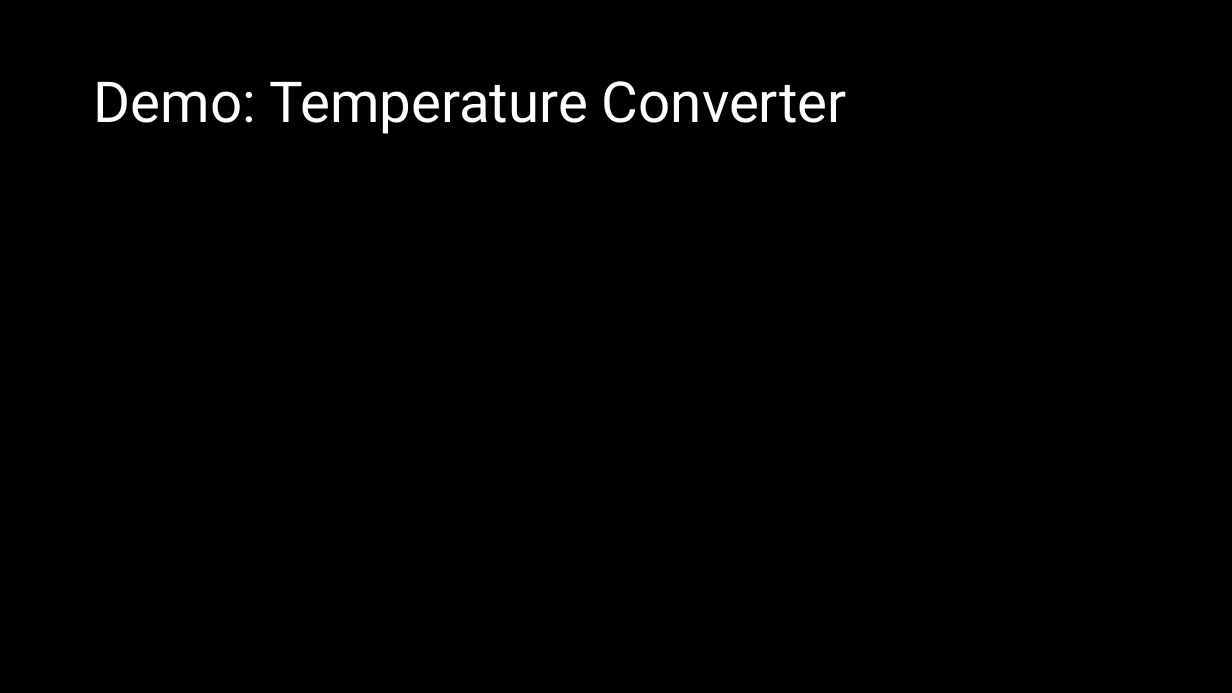
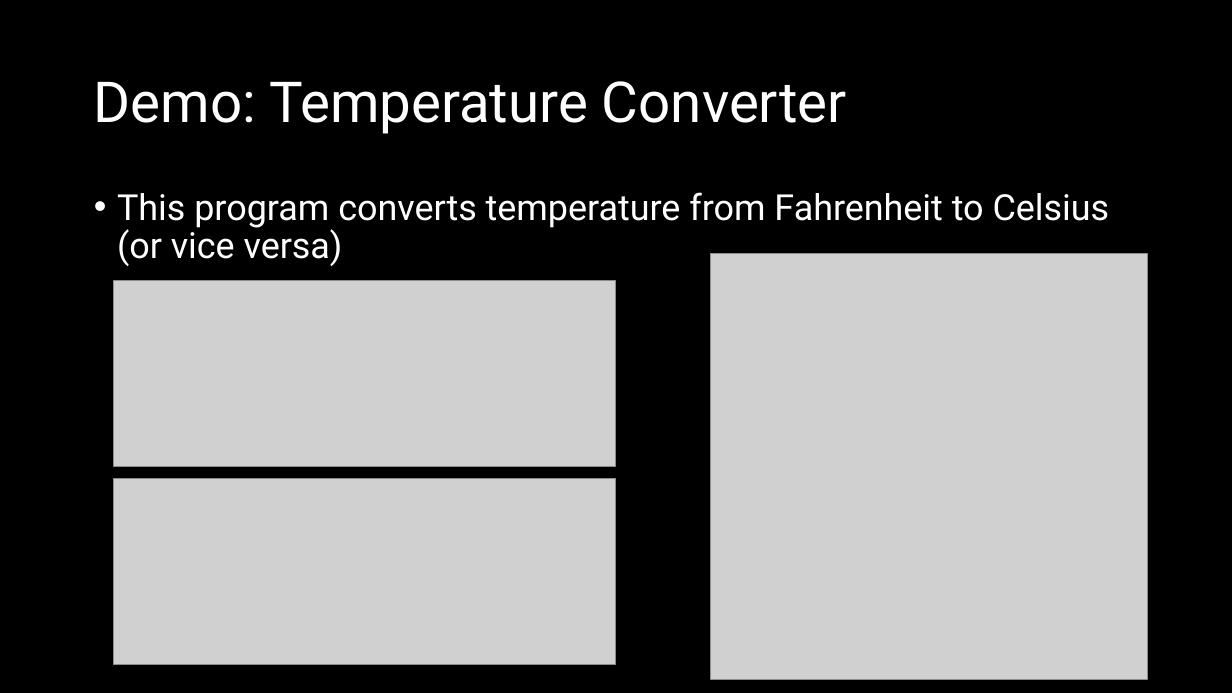
Before and after one commit to d-guh/computer-courses, a slide deck: slide 20 of intro-to-python/02/lesson-02.pptx. Drawn at 1232x693 pixels with LibreOffice and Linux fonts; fonts in the diff are those of the drawing; grey boxes stand for pictures; background and template pictures are left out. Boxes give left, top, right and bottom in pixels: in the first picture for what was removed or moved away, otherwise in the second. Text is boxed around its words. In the diff, an @@ line names an element or a change of style, - is before the commit and + after.

```diff
--- a/intro-to-python/02/lesson-02.pptx
+++ b/intro-to-python/02/lesson-02.pptx
@@ text added at [117, 192, 1110, 266], 28 pt, text #FFFFFF @@
+• This program converts temperature from Fahrenheit to Celsius (or vice versa)
@@ picture added at [711, 253, 1148, 679] @@
@@ picture added at [114, 280, 616, 466] @@
@@ picture added at [114, 479, 616, 665] @@
```
Also in this commit, not shown: 3 other slides changed, 1 other file.
